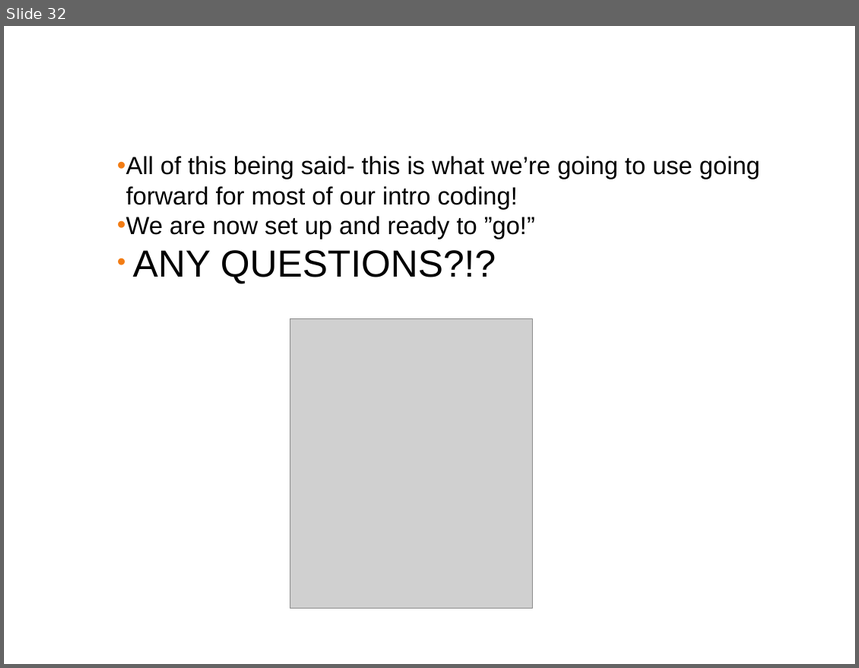
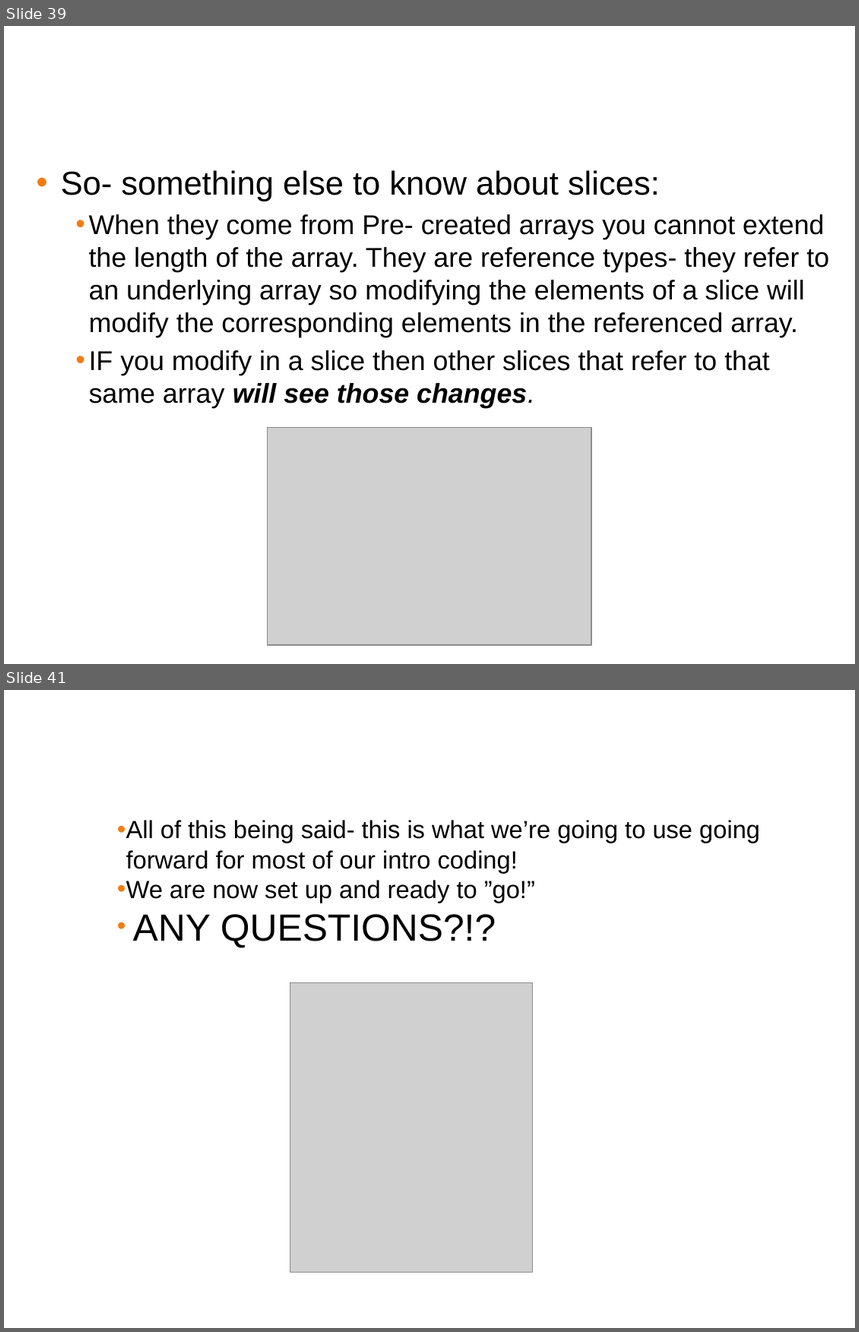
Before and after one commit to ferninphilly/golang_vmware, a slide deck: Module_Two/presentations/module_2_presentation.pptx. Shown one above the other, each under a label of ours: slide 32 before the commit, slides 39 and 41 after it; the slides between them are not shown. The pictures are 859x668 and 859x1332 pixels, drawn with LibreOffice and Linux fonts; fonts in the diff are those of the drawing; grey boxes stand for pictures; background and template pictures are left out. Boxes give left, top, right and bottom in pixels: in the first picture for what was removed or moved away, otherwise in the second. Text is boxed around its words. In the diff, an @@ line names an element or a change of style, - is before the commit and + after.

```diff
--- a/Module_Two/presentations/module_2_presentation.pptx
+++ b/Module_Two/presentations/module_2_presentation.pptx
@@ slide 39 added at <box>4,26,855,664</box>, background #FFFFFF @@
@@ title added at <box>11,40,848,103</box>, 38 pt, text #FFFFFF @@
+Slices- a couple more notes
@@ text added at <box>61,170,829,408</box>, 23 pt, text #000000 @@
+• So- something else to know about slices:
+  • When they come from Pre- created arrays you cannot extend the length of the array. They are reference types- they refer to an underlying array so modifying the elements of a slice will modify the corresponding elements in the referenced array.
+  • IF you modify in a slice then other slices that refer to that same array will see those changes.
@@ picture added at <box>268,428,592,645</box> @@
@@ what was slide 32 is now slide 41 @@
```
Also in this commit, not shown: 8 other slides added, 1 other file.
